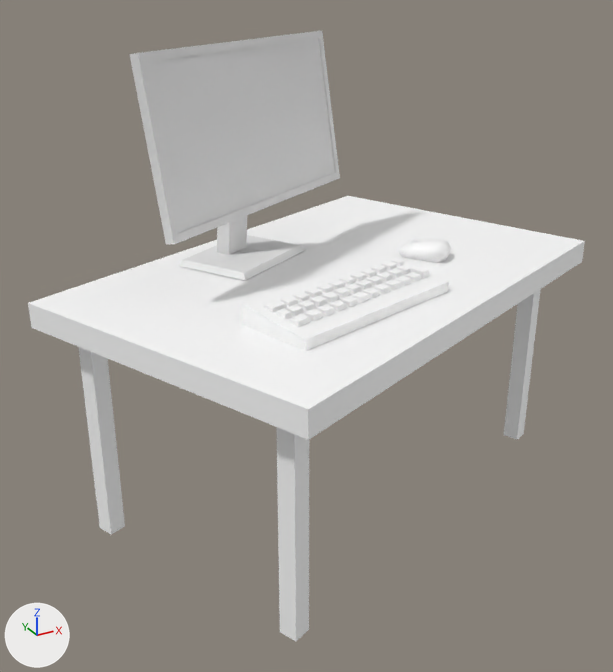
Two versions of the glTF model public/models/ore-gl.glb, one commit apart.
Rendered twice from a 50 mm lens placed at (-1.6, -2.5, 1.92), pointed at (-0.21, 0.02, 0.66). Lighting does not change. The marker at lower left points along +X, +Y and +Z. Where no turn or scale is listed for an object, it has been applied to the vertices.

In view in the first picture: 'display', 'display_body', 'keyboard', 'mouse', 'table'.
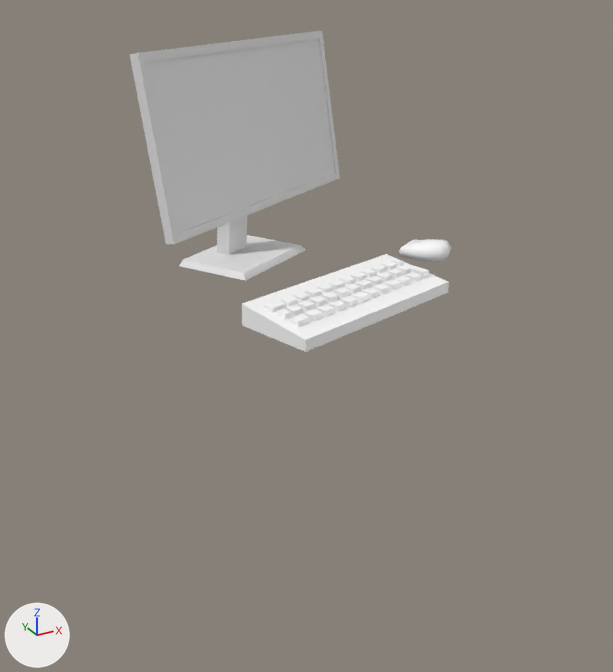
Location of each change, [x1, y1, x2, y2] in pixels of the pictures (613 x 672 px):
'table', deleted: before [28, 196, 585, 641]

The change in detail:
Object 'table' (ob_table) is deleted.
